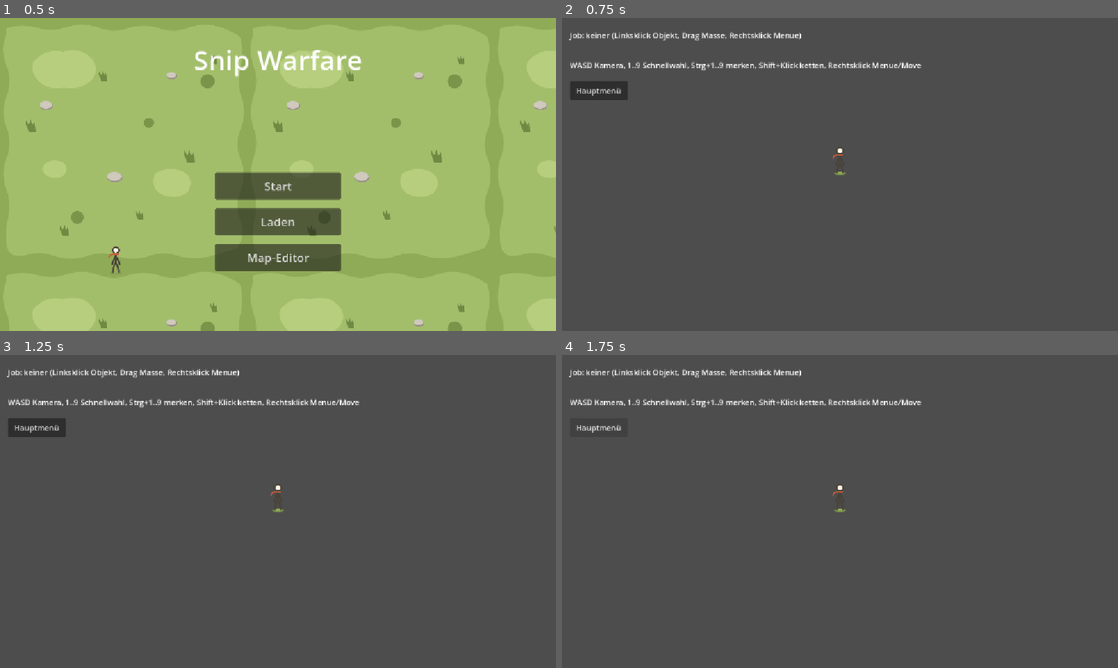
Above: before the commit, frames 1-4 (two rows, left to right).
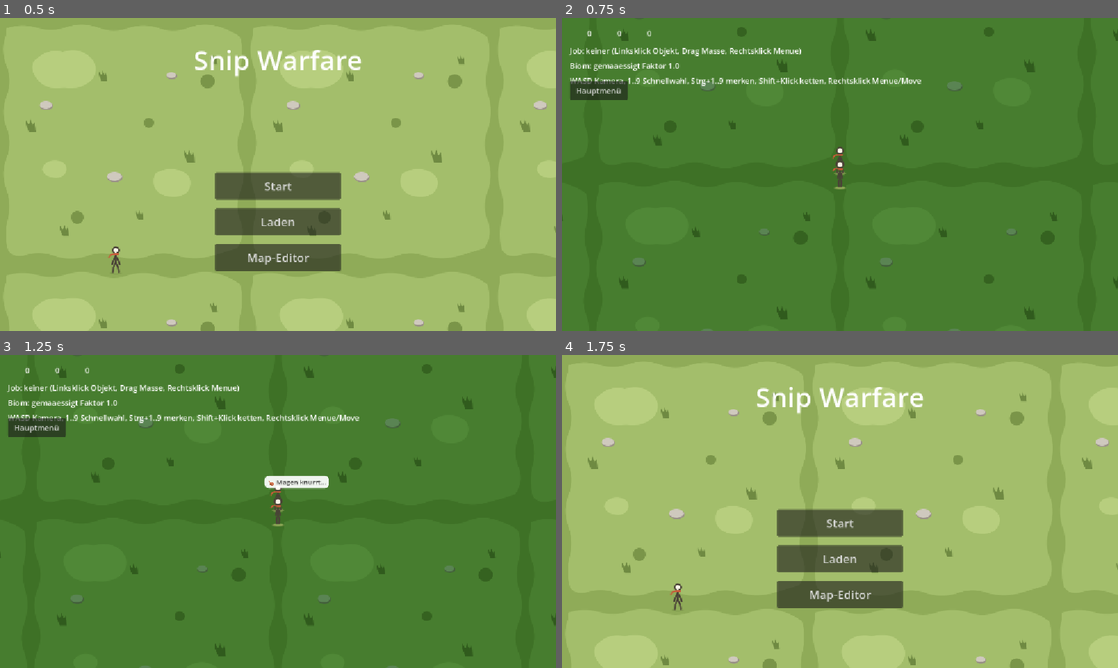
Above: after the commit, the same moments.

Repository: vannon091118/snip-warfare
Game: Godot game, scene res://ui/scenes/hauptmenue.tscn
Two runs of this game, one before a commit and one after it. Both use one fixed random seed, a clock stepped at 60 frames per second and the inputs below.
Inputs:
- Up to frame 1 (0.5 s): no input
- Up to frame 2 (0.75 s): click "Start" at 0.5 s
- Up to frame 3 (1.25 s): no input
- Up to frame 4 (1.75 s): click "Hauptmenü" at 1.25 s

Frame 1 is identical in both runs. In frame 2, 99% of the frame differs, in the area x 0-100%, y 0-100%; in frame 3, 99%; in frame 4, 96%.
Error before the commit: Parse Error: Expected end of statement after expression, found ":" instead. (res://world/scenes/welt.gd:206)

Commit message:
1. Du brachtest den Debugger mit einem frischen Parse-Fehler in world/scenes/welt.gd bei Zeile 206 und verlangtest einen sauberen In-Engine-Debugger ohne versteckte Warnungen und Scope-getrennte Preflights mit fail-closed Kill. 2. In world/scenes/welt.gd stand ein Zuweisungsfehler mit Walross statt Gleich, deshalb wurde die Zeile _karten_info := info in _karten_info = info korrigiert, damit der Parser nicht mehr am Doppelpunkt stolpert. 3. In tools/preflight.py und tools/debug_uebersetzer.py liegt bereits der Mechanismus der jede Godot-Zeile in E016 oder E017 oder E018 übersetzt und als Referenz in tools/logs/godot_letzter_lauf.log schreibt, in tools/lauf_log.py hält immer nur der letzte Lauf und jeder Scope schreibt sein eigenes Log und .gitignore hält .freebuff und tools/logs und .uid und .import sauber vom Git. 4. In world/scenes/welt.gd wurde nur diese eine Zuweisung berührt, alles andere blieb unverändert und der Headless-Lauf schweigt wieder mit Exit 0. 5. Jetzt gelten Headless und Preflight wieder als grün, die Scopes klassen plus pfade und godot allein und shinon und voll sind je einzeln grün und keine versteckte Warnung darf je als grün zählen.

Diff:
--- a/world/scenes/welt.gd
+++ b/world/scenes/welt.gd
@@ -203,7 +203,7 @@
 	_karten_ebene.add_child(info)
 	_karten_viewer.einrichten(_model, _registry, _biome)
 	add_child(_karten_ebene)
-	_karten_info := info
+	_karten_info = info
 
 func _input(ereignis: InputEvent) -> void:
 	if ereignis is InputEventKey and ereignis.pressed and ereignis.keycode == KEY_V and ereignis.ctrl_pressed:
Not shown, changed: shinon/commit_msg.txt
